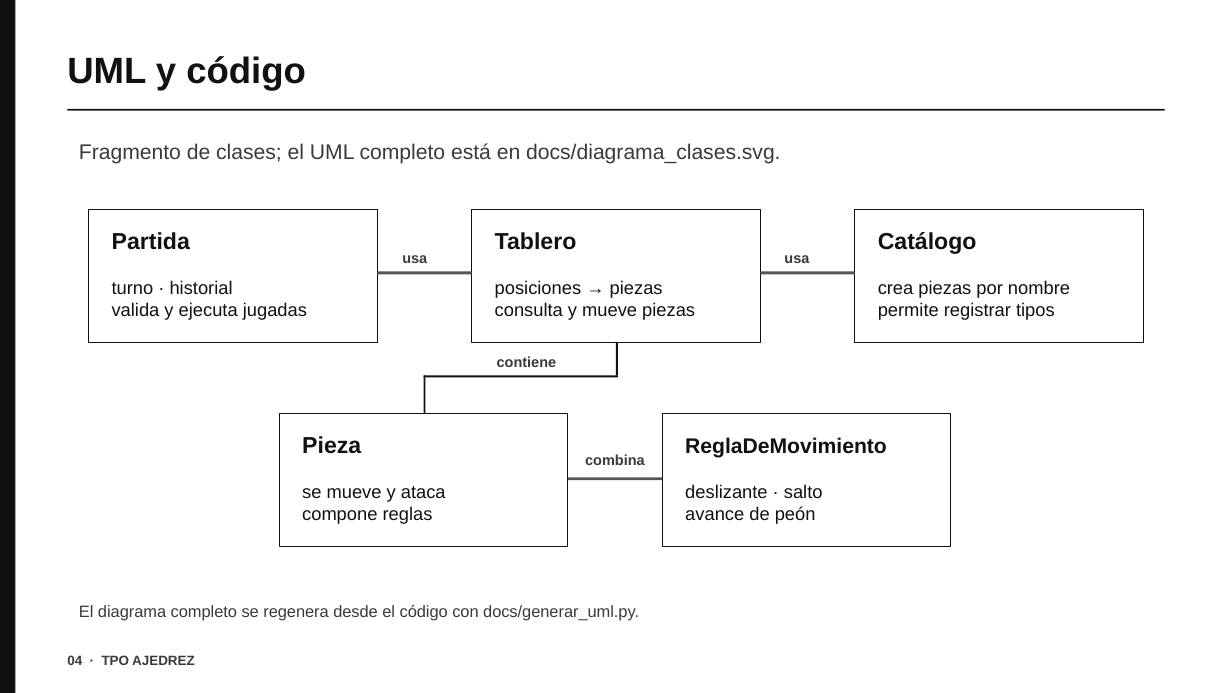
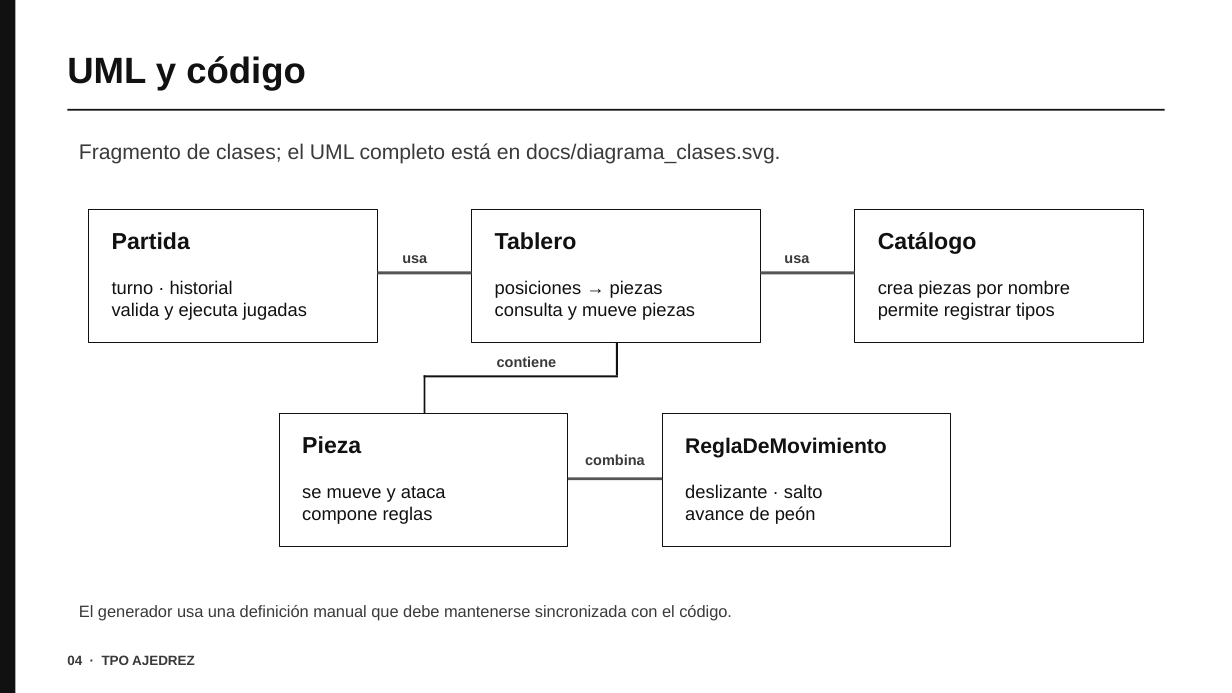
Before and after one commit to nachopalmeri/TPOajedrez, a slide deck: slide 4 of TPO-Ajedrez-2026/docs/presentacion-tpo.pptx. Drawn at 1232x693 pixels with LibreOffice and Linux fonts; fonts in the diff are those of the drawing. Boxes give left, top, right and bottom in pixels: in the first picture for what was removed or moved away, otherwise in the second. Text is boxed around its words. In the diff, an @@ line names an element or a change of style, - is before the commit and + after.

```diff
--- a/TPO-Ajedrez-2026/docs/presentacion-tpo.pptx
+++ b/TPO-Ajedrez-2026/docs/presentacion-tpo.pptx
@@ text at [79,605,732,621]: text changed @@
-El diagrama completo se regenera desde el código con docs/generar_uml.py.
+El generador usa una definición manual que debe mantenerse sincronizada con el código.
```
Also in this commit, not shown: 1 other slide changed, 2 other files.
